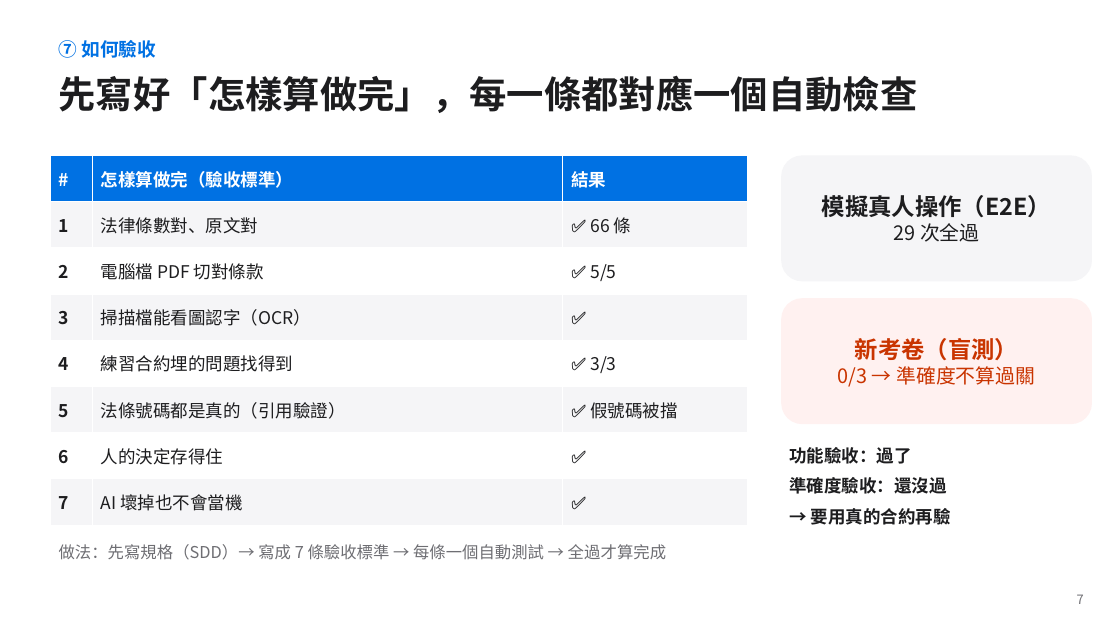
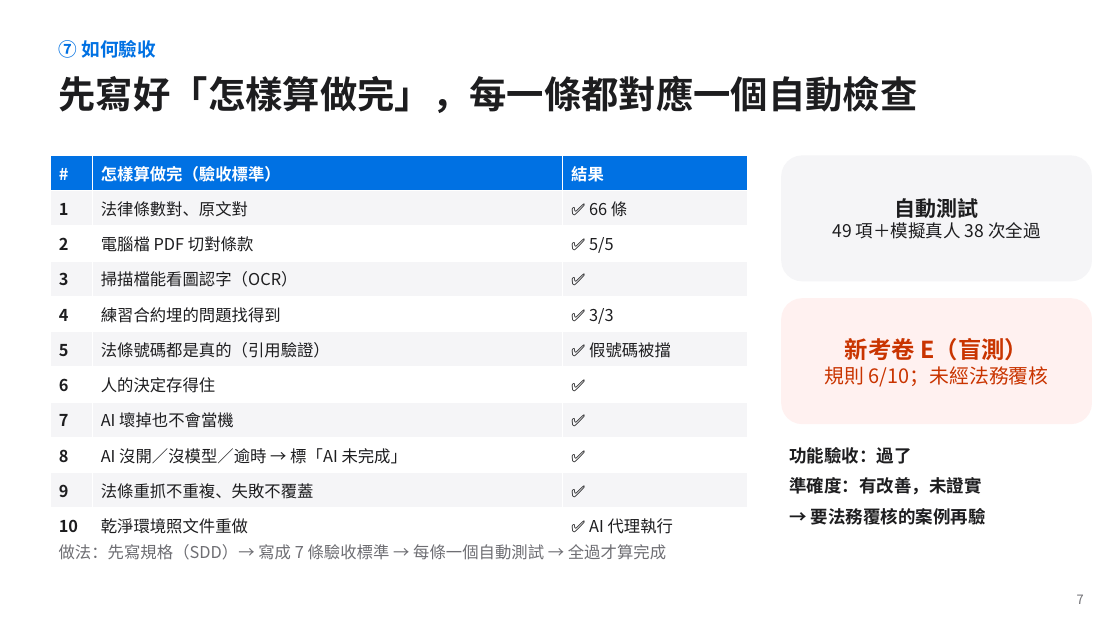
Before and after one commit to jaylooloomi/contract-check, a slide deck: slide 12 of docs/deck/合約外規檢查_簡報_v4.pptx. Drawn at 1120x630 pixels with LibreOffice and Linux fonts; fonts in the diff are those of the drawing. Boxes give left, top, right and bottom in pixels: in the first picture for what was removed or moved away, otherwise in the second. Text is boxed around its words. In the diff, an @@ line names an element or a change of style, - is before the commit and + after.

```diff
--- a/docs/deck/合約外規檢查_簡報_v4.pptx
+++ b/docs/deck/合約外規檢查_簡報_v4.pptx
@@ table at <box>50,155,748,544</box> @@
+row 9: 8 | AI 沒開／沒模型／逾時 → 標「AI 未完成」 | ✅
+row 10: 9 | 法條重抓不重複、失敗不覆蓋 | ✅
+row 11: 10 | 乾淨環境照文件重做 | ✅ AI 代理執行
@@ text in rounded rectangle at <box>833,198,1040,239</box>: text changed; size 20 to 15 pt; bold off @@
-模擬真人操作（E2E）
-29 次全過
+自動測試
+49 項＋模擬真人 38 次全過
@@ text in rounded rectangle at <box>824,338,1049,387</box>: text changed @@
-新考卷（盲測）
-0/3 → 準確度不算過關
+新考卷 E（盲測）
+規則 6/10；未經法務覆核
@@ text at <box>789,477,986,525</box>: text changed @@
-準確度驗收：還沒過
-→ 要用真的合約再驗
+準確度：有改善，未證實
+→ 要法務覆核的案例再驗
```
Also in this commit, not shown: 3 other slides changed, 2 slides added, 1 slide removed, 19 other files.
